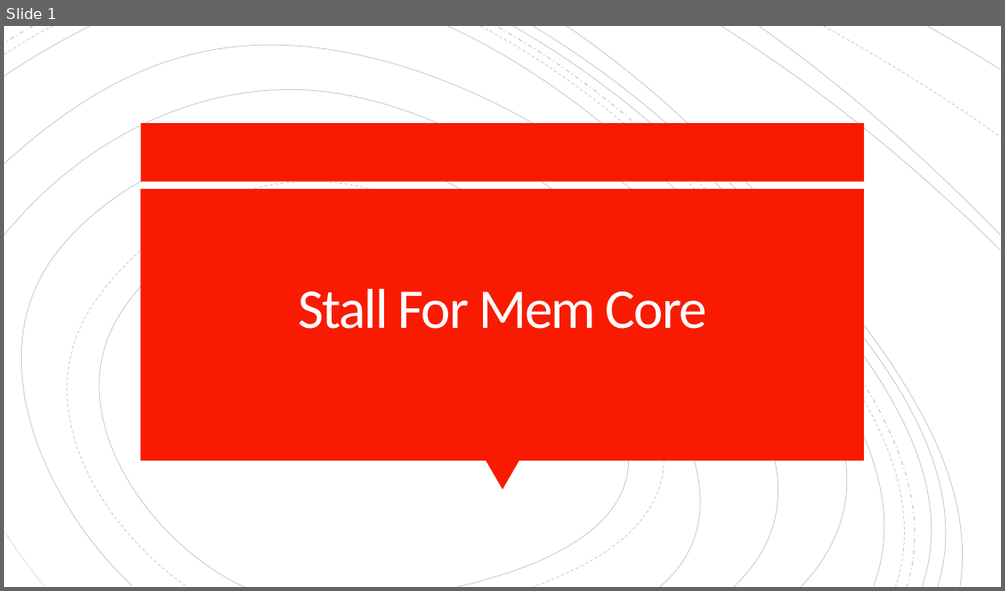
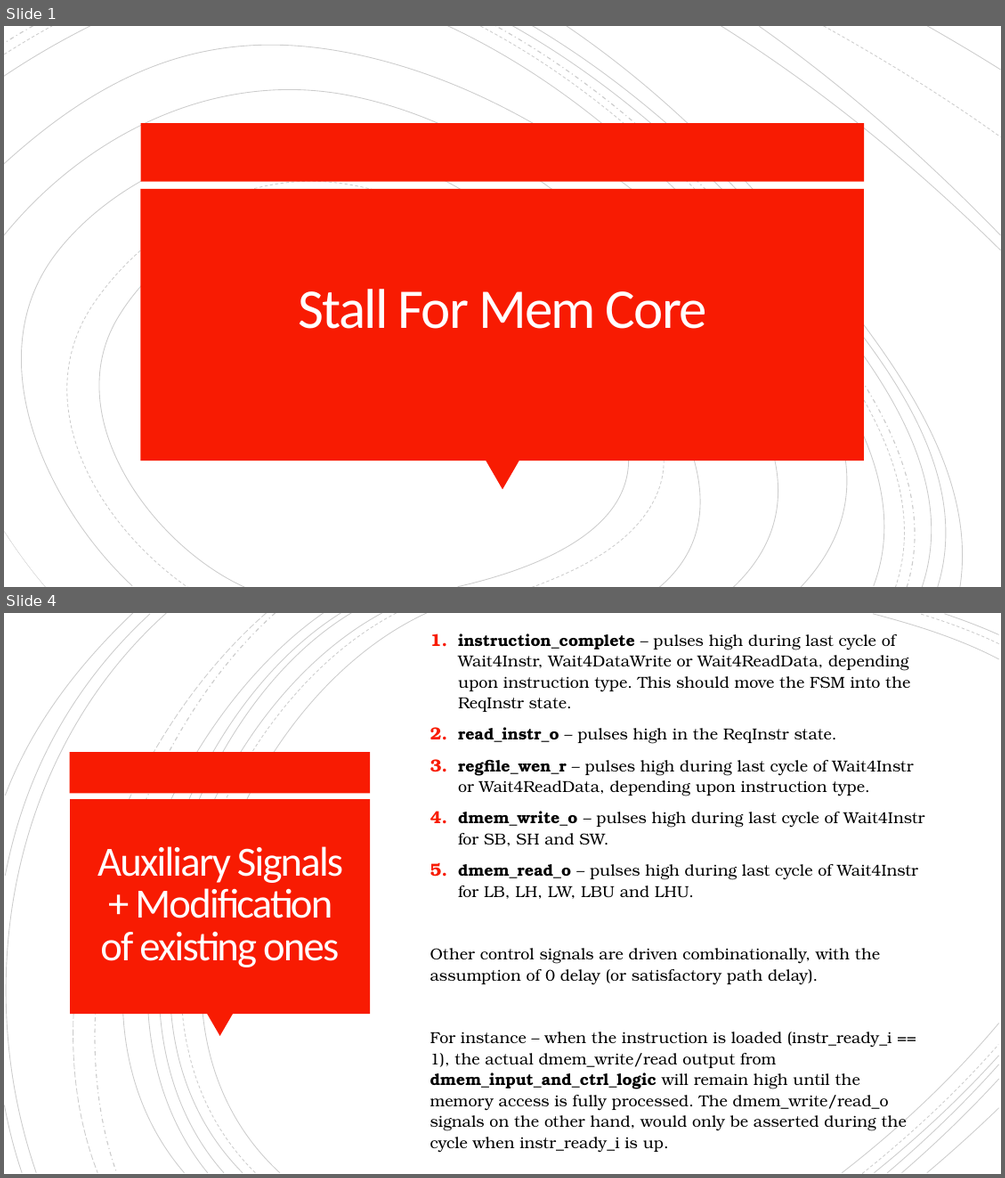
Before and after one commit to mrinav-saxena/riscv_verif0, a slide deck: rtl/core/multi_cycle/stall_for_mem_core.pptx. Shown one above the other, each under a label of ours: slide 1 before the commit, slides 1 and 4 after it; the slides between them are not shown. The pictures are 1005x591 and 1005x1178 pixels, drawn with LibreOffice and Linux fonts; fonts in the diff are those of the drawing. Boxes give left, top, right and bottom in pixels: in the first picture for what was removed or moved away, otherwise in the second. Text is boxed around its words. In the diff, an @@ line names an element or a change of style, - is before the commit and + after.

```diff
--- a/rtl/core/multi_cycle/stall_for_mem_core.pptx
+++ b/rtl/core/multi_cycle/stall_for_mem_core.pptx
@@ slide 4 added at [4,613,1001,1174], background #FFFFFF @@
@@ group added at [4,613,999,1174]: 21 freeform shapes @@
@@ text added at [430,633,924,1152], 15.3 pt, text #000000 @@
+1. instruction_complete – pulses high during last cycle of Wait4Instr, Wait4DataWrite or Wait4ReadData, depending upon instruction type. This should move the FSM into the ReqInstr state.
+2. read_instr_o – pulses high in the ReqInstr state.
+3. regfile_wen_r – pulses high during last cycle of Wait4Instr or Wait4ReadData, depending upon instruction type.
+4. dmem_write_o – pulses high during last cycle of Wait4Instr for SB, SH and SW.
+5. dmem_read_o – pulses high during last cycle of Wait4Instr for LB, LH, LW, LBU and LHU.
+Other control signals are driven combinationally, with the assumption of 0 delay (or satisfactory path delay).
+For instance – when the instruction is loaded (instr_ready_i == 1), the actual dmem_write/read output from dmem_input_and_ctrl_logic will remain high until the memory access is fully processed. The dmem_write/read_o signals on the other hand, would only be asserted during the cycle when instr_ready_i is up.
@@ rectangle added at [70,752,371,793], fill #F81B02 @@
@@ rectangle added at [70,799,370,1013], fill #F81B02 @@
@@ title added at [97,846,343,967], 40 pt, text #FFFEFF @@
+Auxiliary Signals + Modification of existing ones
@@ triangle added at [207,1013,233,1037], fill #F81B02 @@
```
Also in this commit, not shown: 1 slide changed, 1 other slide added, 9 other files.
